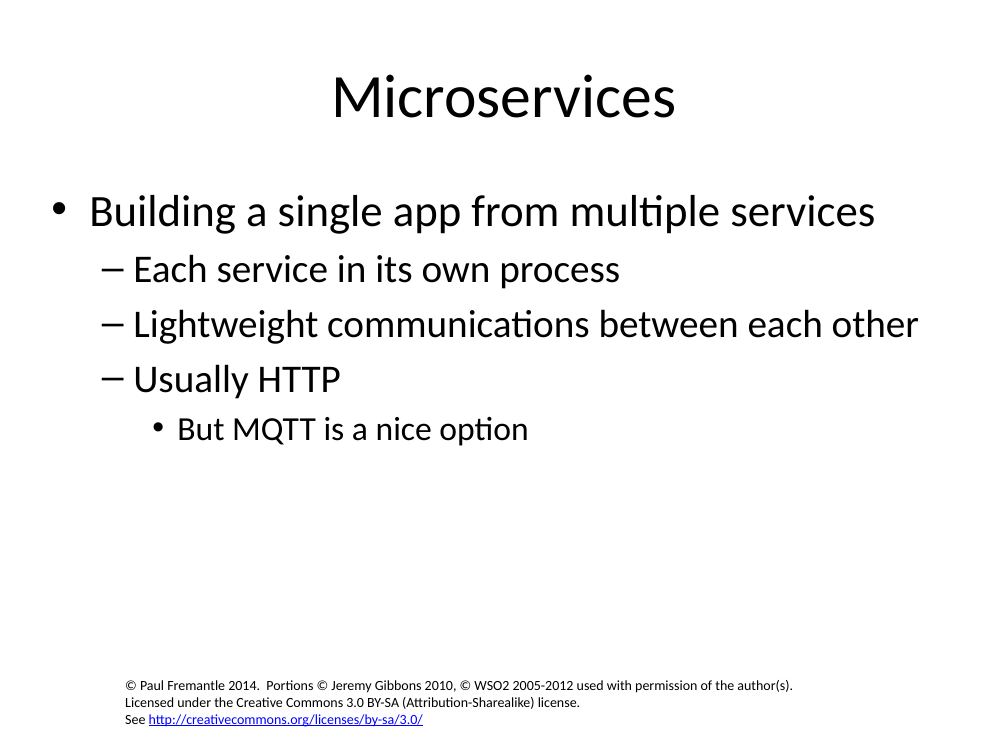
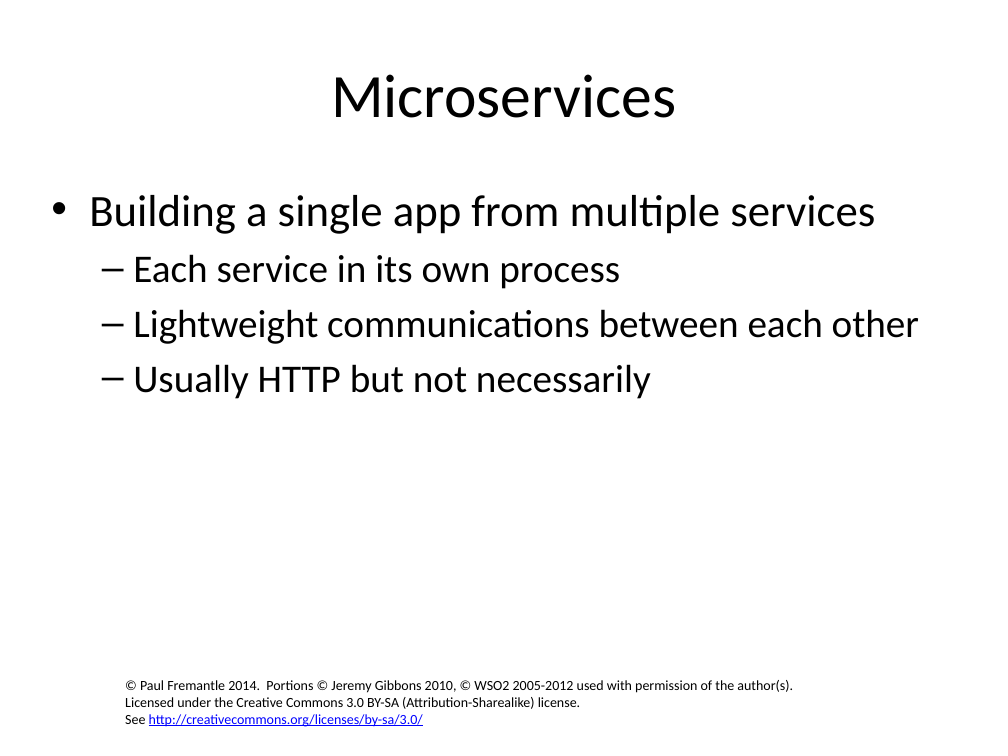
Before and after one commit to pzfreo/ox-soa-old, a slide deck: slide 3 of presentations/source/07a-Microservices.pptx. Drawn at 1008x756 pixels with LibreOffice and Linux fonts; fonts in the diff are those of the drawing; background and template pictures are left out. Boxes give left, top, right and bottom in pixels: in the first picture for what was removed or moved away, otherwise in the second. Text is boxed around its words. In the diff, an @@ line names an element or a change of style, - is before the commit and + after.

```diff
--- a/presentations/source/07a-Microservices.pptx
+++ b/presentations/source/07a-Microservices.pptx
@@ text at <box>133,364,651,399</box>: text changed; size 24 to 28 pt @@
-  – Usually HTTP
-    • But MQTT is a nice option
+  – Usually HTTP but not necessarily
```
Also in this commit, not shown: 1 other slide changed, 2 slides added, 49 other files.
